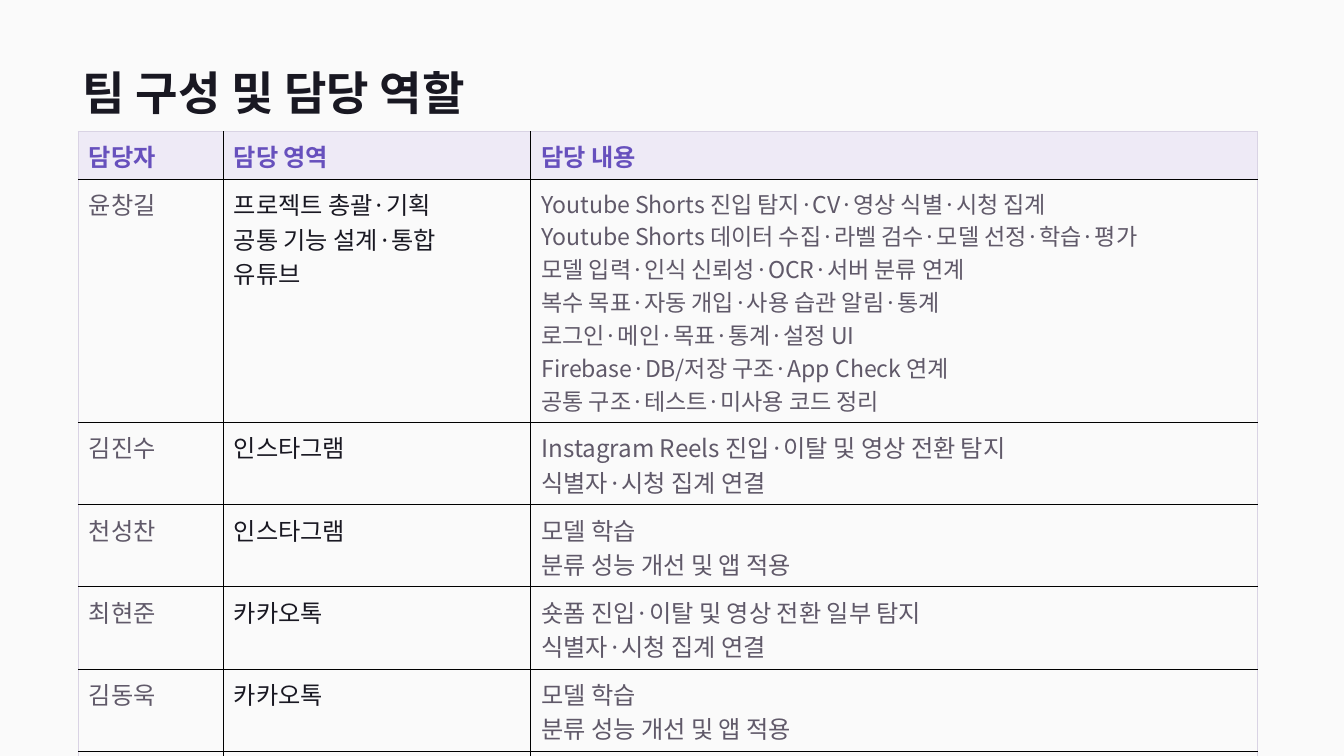
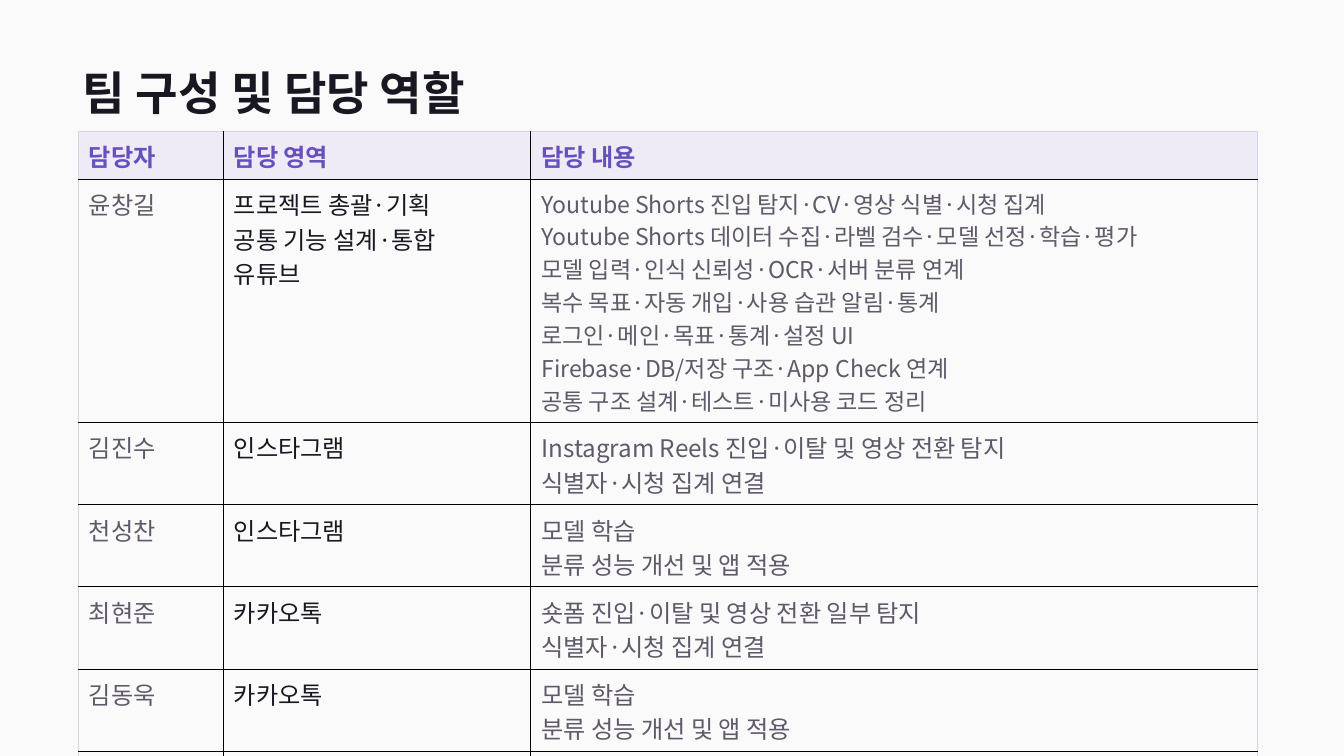
Before and after one commit to Spearoad/DopamineCut, a slide deck: slide 2 of Application/26-2/DopamineCut_최종발표.pptx. Drawn at 1344x756 pixels with LibreOffice and Linux fonts; fonts in the diff are those of the drawing. Boxes give left, top, right and bottom in pixels: in the first picture for what was removed or moved away, otherwise in the second. Text is boxed around its words. In the diff, an @@ line names an element or a change of style, - is before the commit and + after.

```diff
--- a/Application/26-2/DopamineCut_최종발표.pptx
+++ b/Application/26-2/DopamineCut_최종발표.pptx
@@ table at (x1=79, y1=132, x2=1258, y2=744) @@
-row 2, column 3: Youtube Shorts 진입 탐지·CV·영상 식별·시청 집계 / Youtube Shorts 데이터 수집·라벨 검수·모델 선정·학습·평가 / 모델 입력·인식 신뢰성·OCR·서버 분류 연계 / 복수 목표·자동 개입·사용 습관 알림·통계 / 로그인·메인·목표·통계·설정 UI / Firebase·DB/저장 구조·App Check 연계 / 공통 구조·테스트·미사용 코드 정리
+row 2, column 3: Youtube Shorts 진입 탐지·CV·영상 식별·시청 집계 / Youtube Shorts 데이터 수집·라벨 검수·모델 선정·학습·평가 / 모델 입력·인식 신뢰성·OCR·서버 분류 연계 / 복수 목표·자동 개입·사용 습관 알림·통계 / 로그인·메인·목표·통계·설정 UI / Firebase·DB/저장 구조·App Check 연계 / 공통 구조 설계·테스트·미사용 코드 정리
-row 7, column 3: 일부 UI 개선
+row 7, column 3: 메인·목표·통계 UI 개선
```
Also in this commit, not shown: 4 other slides changed, 1 slide added, 1 slide removed.
